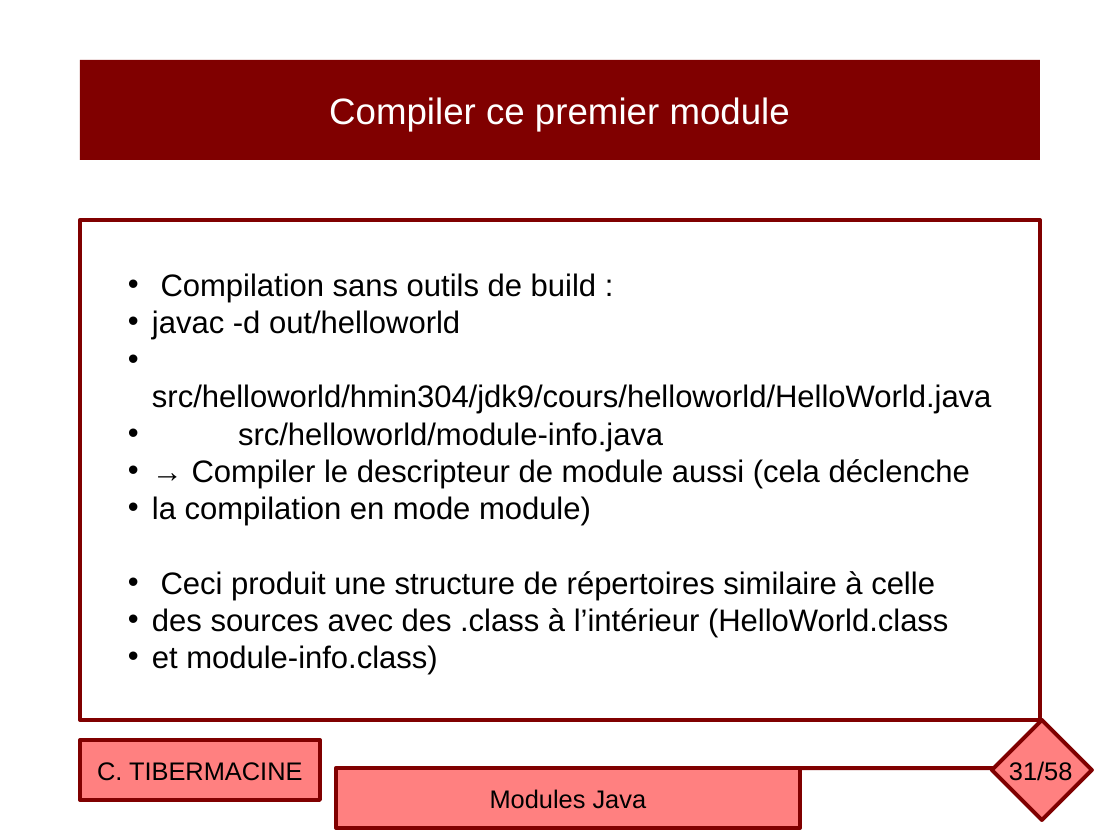
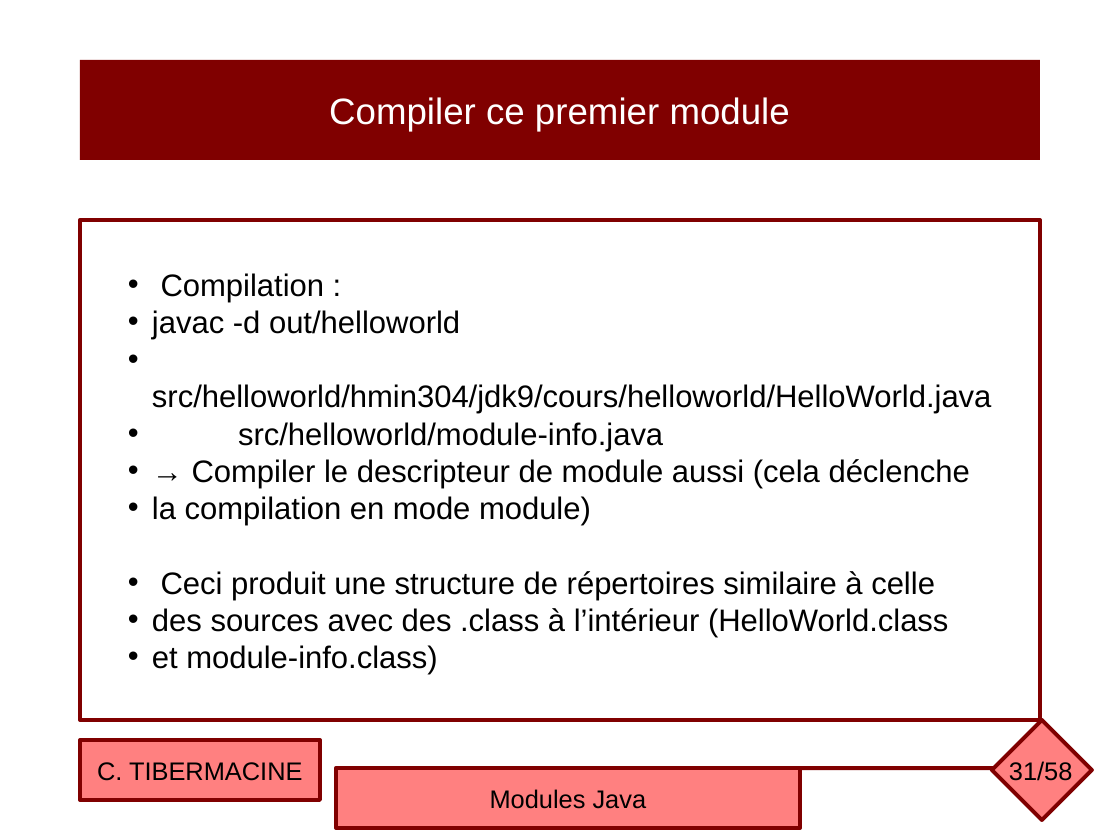
Before and after one commit to ctiber/composants, a slide deck: slide 31 of cours/cours6.odp. Drawn at 1120x840 pixels with LibreOffice and Linux fonts; fonts in the diff are those of the drawing. Boxes give left, top, right and bottom in pixels: in the first picture for what was removed or moved away, otherwise in the second. Text is boxed around its words. In the diff, an @@ line names an element or a change of style, - is before the commit and + after.

```diff
--- a/cours/cours6.odp
+++ b/cours/cours6.odp
@@ text in rectangle at [161, 273, 325, 302]: text changed @@
-• Compilation sans outils de build :
+• Compilation :
```
Also in this commit, not shown: 11 other slides changed, 1 other file.
